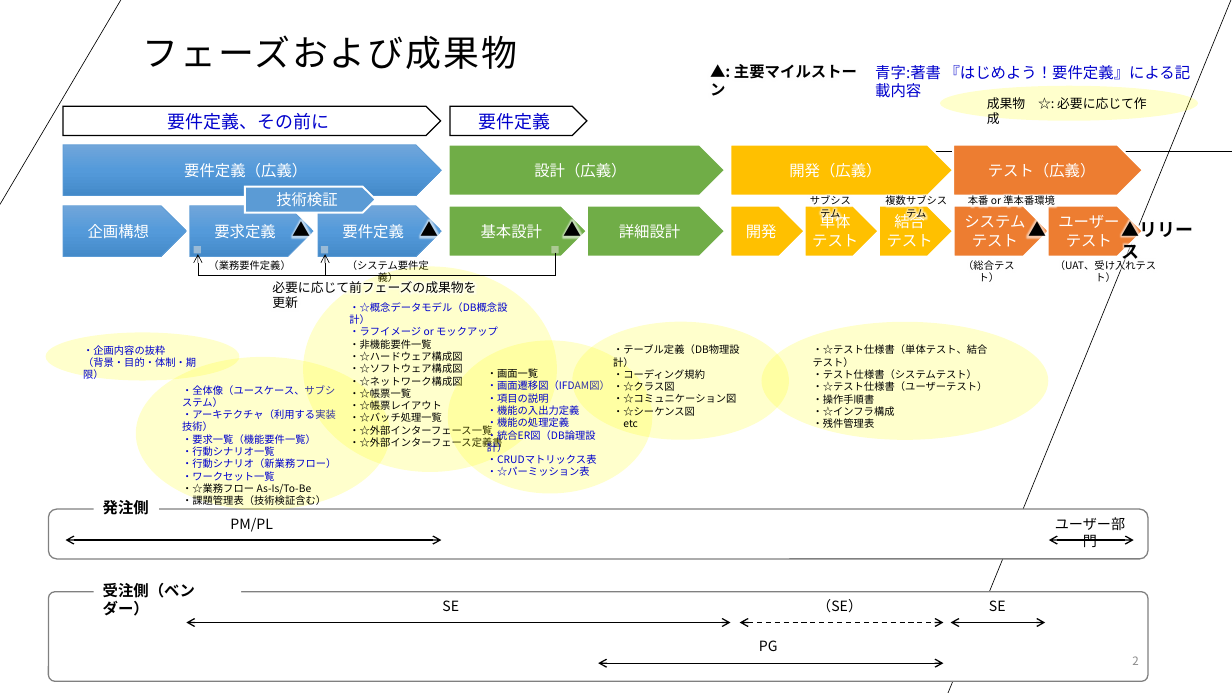
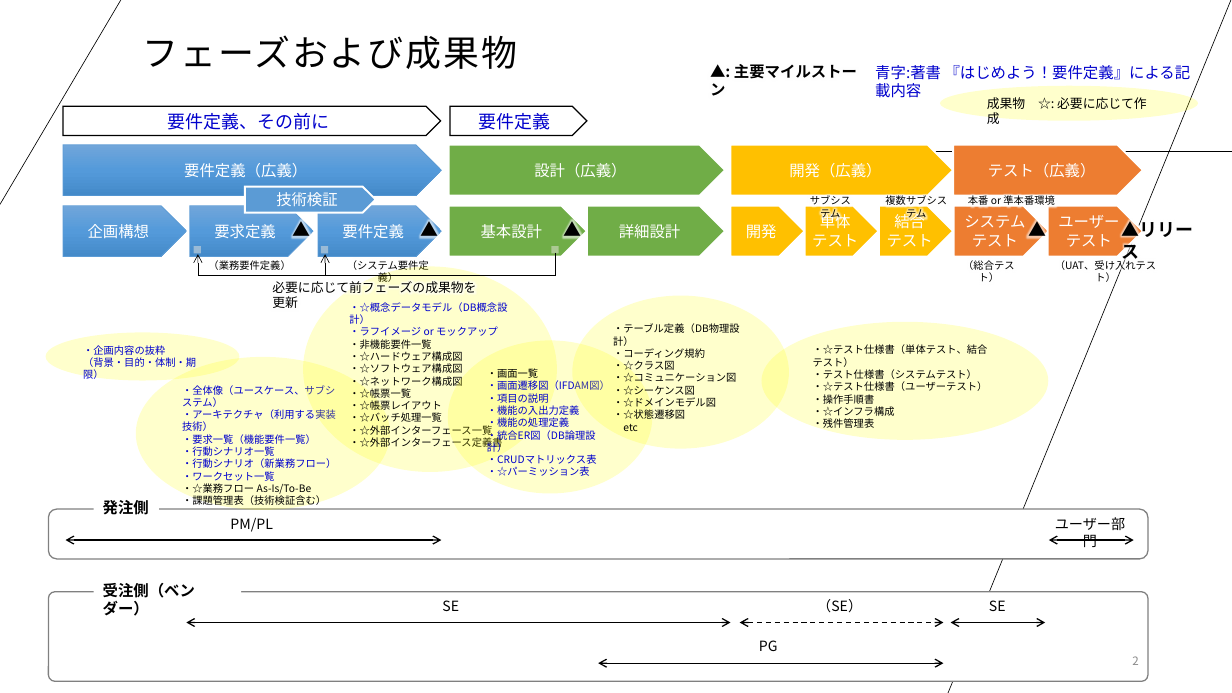
Before and after one commit to atman-33/system-dev-docs, a slide deck: slide 2 of water-fall/システム開発の進め方.pptx. Drawn at 1232x693 pixels with LibreOffice and Linux fonts; fonts in the diff are those of the drawing. Boxes give left, top, right and bottom in pixels: in the first picture for what was removed or moved away, otherwise in the second. Text is boxed around its words. In the diff, an @@ line names an element or a change of style, - is before the commit and + after.

Commit message:
docs(wf): 成果物を更新

```diff
--- a/water-fall/システム開発の進め方.pptx
+++ b/water-fall/システム開発の進め方.pptx
@@ ellipse "・テーブル定義（DB物理設計）": place and size @@
-ellipse "・テーブル定義（DB物理設計）" at [572,322,788,440]
+ellipse "・テーブル定義（DB物理設計）" at [572,296,788,449]
@@ text in ellipse at [613,396,716,422]: paragraphs added @@
+・☆ドメインモデル図
+・☆状態遷移図
```
Also in this commit, not shown: 1 other file.
